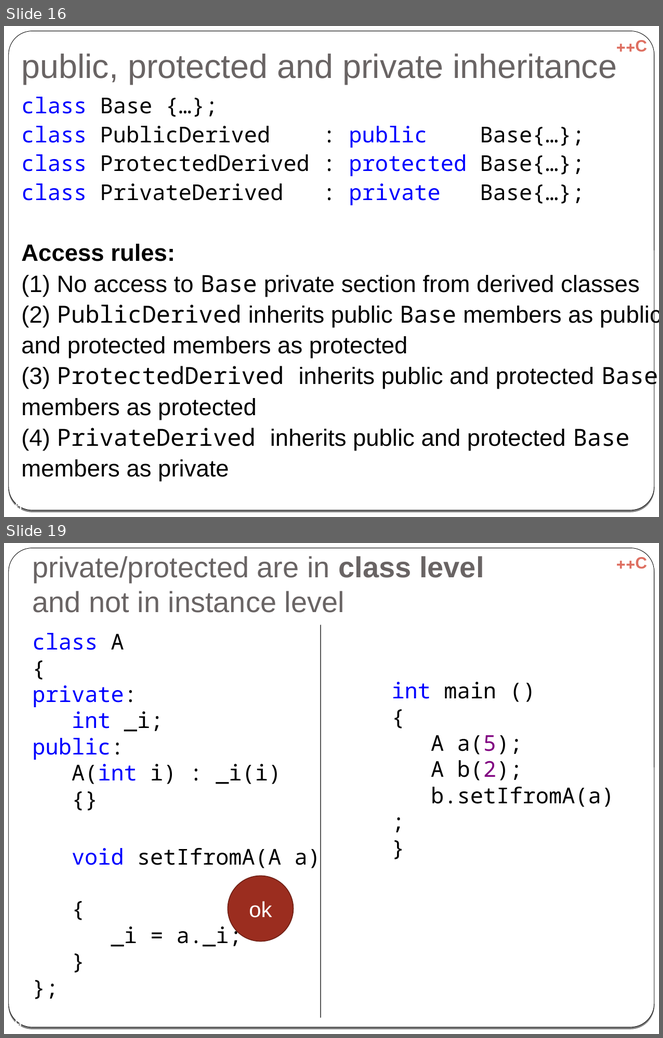
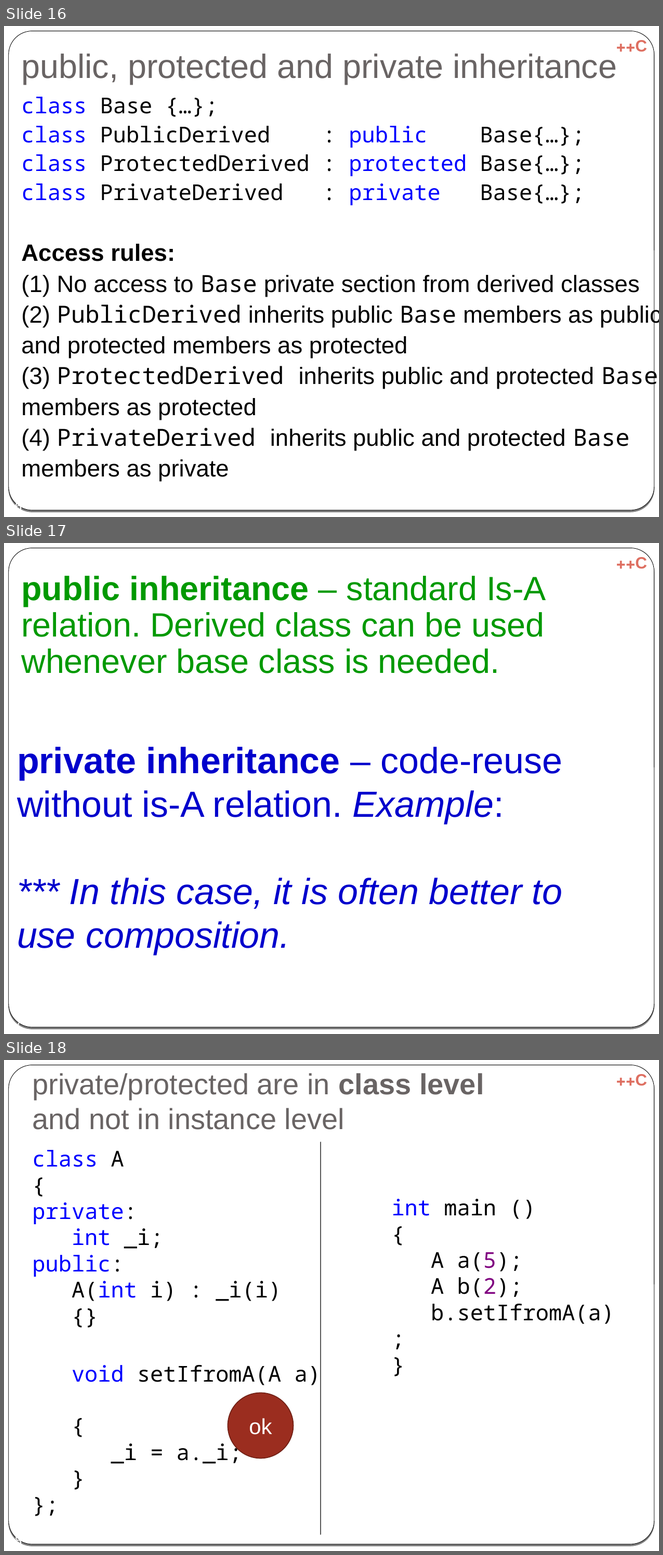
Before and after one commit to cpp-at-ariel/cpp-5778, a slide deck: week06-inheritance/slides-inheritance.odp. Shown one above the other, each under a label of ours: slides 16 and 19 before the commit, slides 16, 17 and 18 after it; the slides between them are not shown. The pictures are 663x1038 and 663x1555 pixels, drawn with LibreOffice and Linux fonts; fonts in the diff are those of the drawing. Boxes give left, top, right and bottom in pixels: in the first picture for what was removed or moved away, otherwise in the second. Text is boxed around its words. In the diff, an @@ line names an element or a change of style, - is before the commit and + after.

```diff
--- a/week06-inheritance/slides-inheritance.odp
+++ b/week06-inheritance/slides-inheritance.odp
@@ slide 17 added at (x1=4, y1=543, x2=659, y2=1034), background gradient #000000 to #FFFFFF; not listed: 3 template elements that a slide beside it also shows @@
@@ title added at (x1=21, y1=576, x2=546, y2=674), 37 pt, text #009900 @@
+public inheritance – standard Is-A relation. Derived class can be used whenever base class is needed.
@@ title added at (x1=17, y1=747, x2=563, y2=955), 40 pt, text #0000CC @@
+private inheritance – code-reuse without is-A relation. Example:
+class Stack: private Vector { … }
+*** In this case, it is often better to use composition.
@@ page number added at (x1=8, y1=1018, x2=22, y2=1027), 14 pt, text #FFFFFF @@
+17
@@ what was slide 19 is now slide 18 @@
@@ page number at (x1=8, y1=1535, x2=22, y2=1544): text changed @@
-19
+18
```
Also in this commit, not shown: 2 slides removed, 17 other files.
